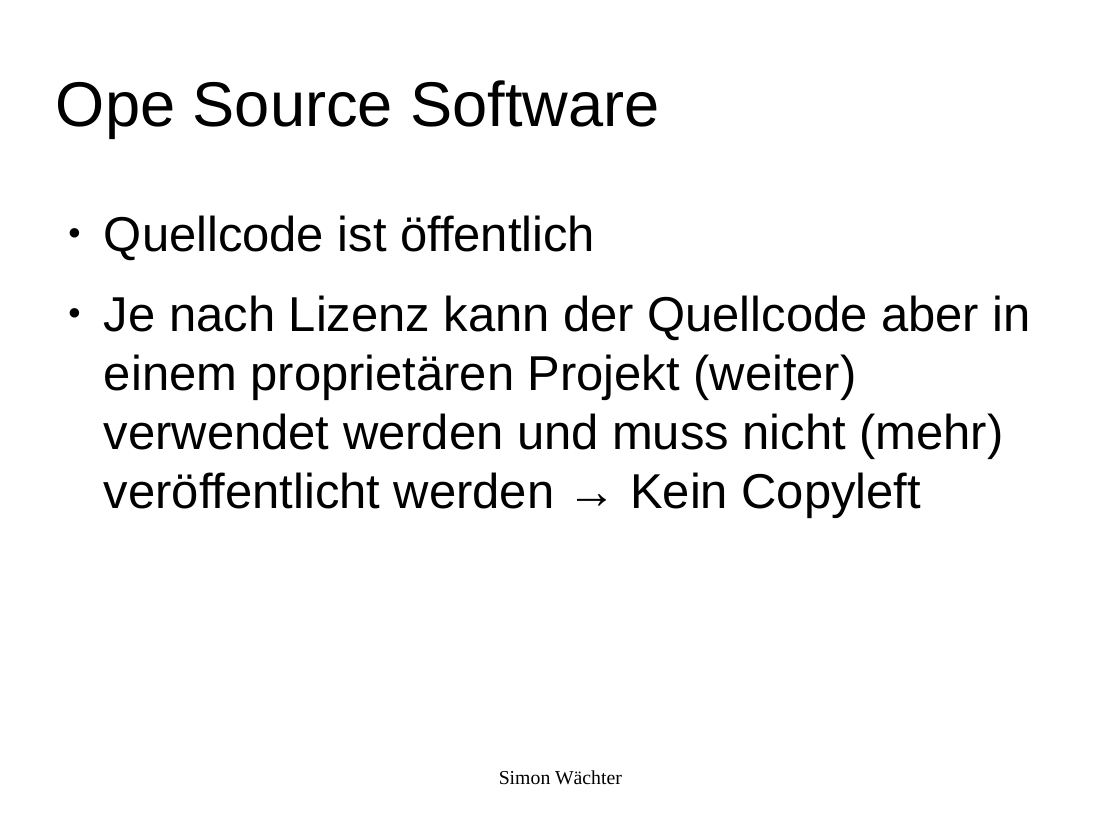
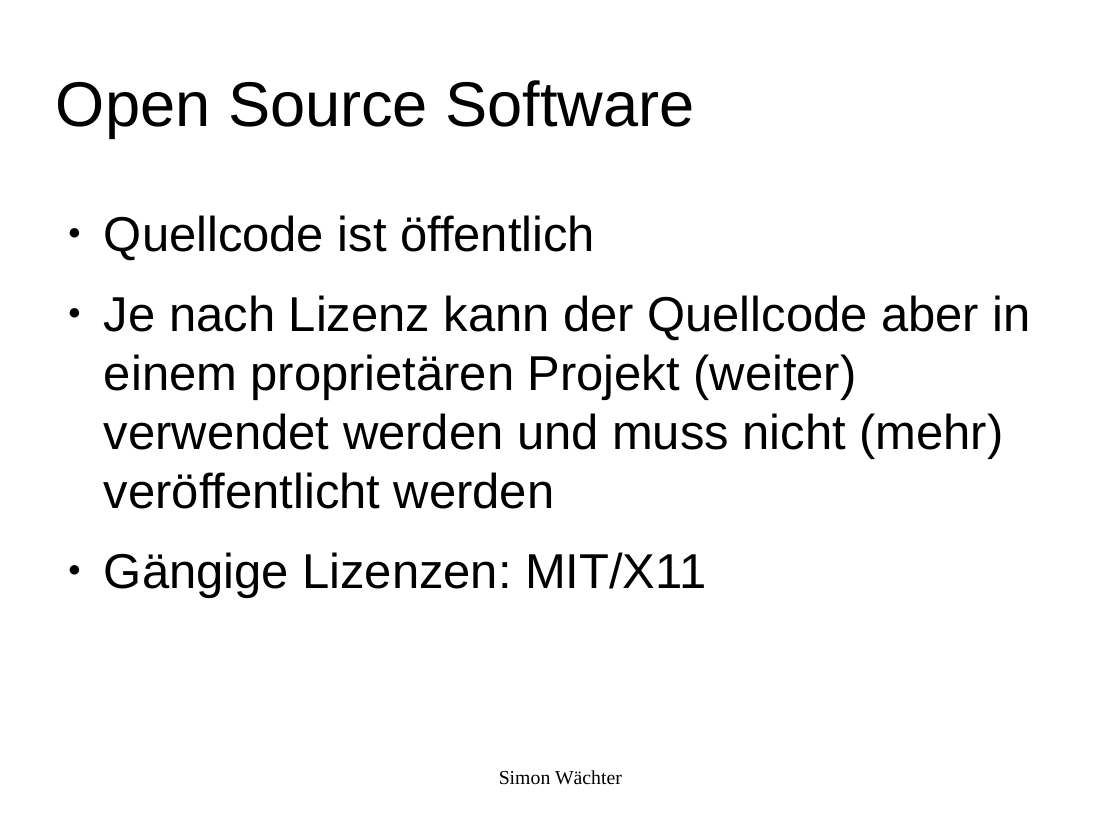
Before and after one commit to swaechter/presentations, a slide deck: slide 8 of 2014_05_10_Ubucon_2014/Freie_Software_Was_ist_das.odp. Drawn at 1120x840 pixels with LibreOffice and Linux fonts; fonts in the diff are those of the drawing; background and template pictures are left out. Boxes give left, top, right and bottom in pixels: in the first picture for what was removed or moved away, otherwise in the second. Text is boxed around its words. In the diff, an @@ line names an element or a change of style, - is before the commit and + after.

```diff
--- a/2014_05_10_Ubucon_2014/Freie_Software_Was_ist_das.odp
+++ b/2014_05_10_Ubucon_2014/Freie_Software_Was_ist_das.odp
@@ title at [56, 80, 695, 138]: text changed @@
-Ope Source Software
+Open Source Software
@@ text at [104, 295, 1031, 598]: text changed @@
-● Je nach Lizenz kann der Quellcode aber in einem proprietären Projekt (weiter) verwendet werden und muss nicht (mehr) veröffentlicht werden → Kein Copyleft
+● Je nach Lizenz kann der Quellcode aber in einem proprietären Projekt (weiter) verwendet werden und muss nicht (mehr) veröffentlicht werden
+● Gängige Lizenzen: MIT/X11
```
Also in this commit, not shown: 14 other slides changed, 5 slides added, 2 slides removed.
